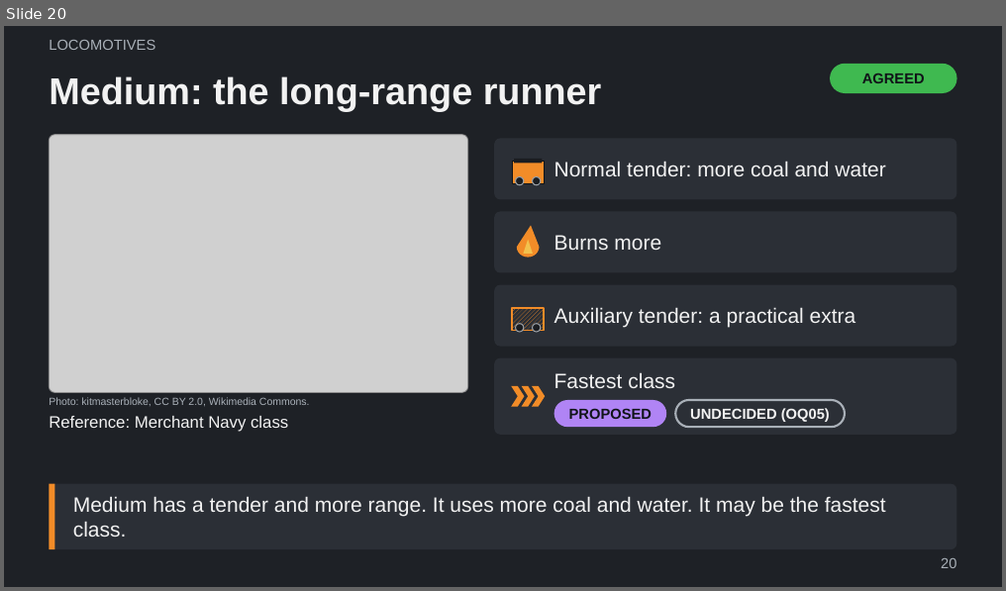
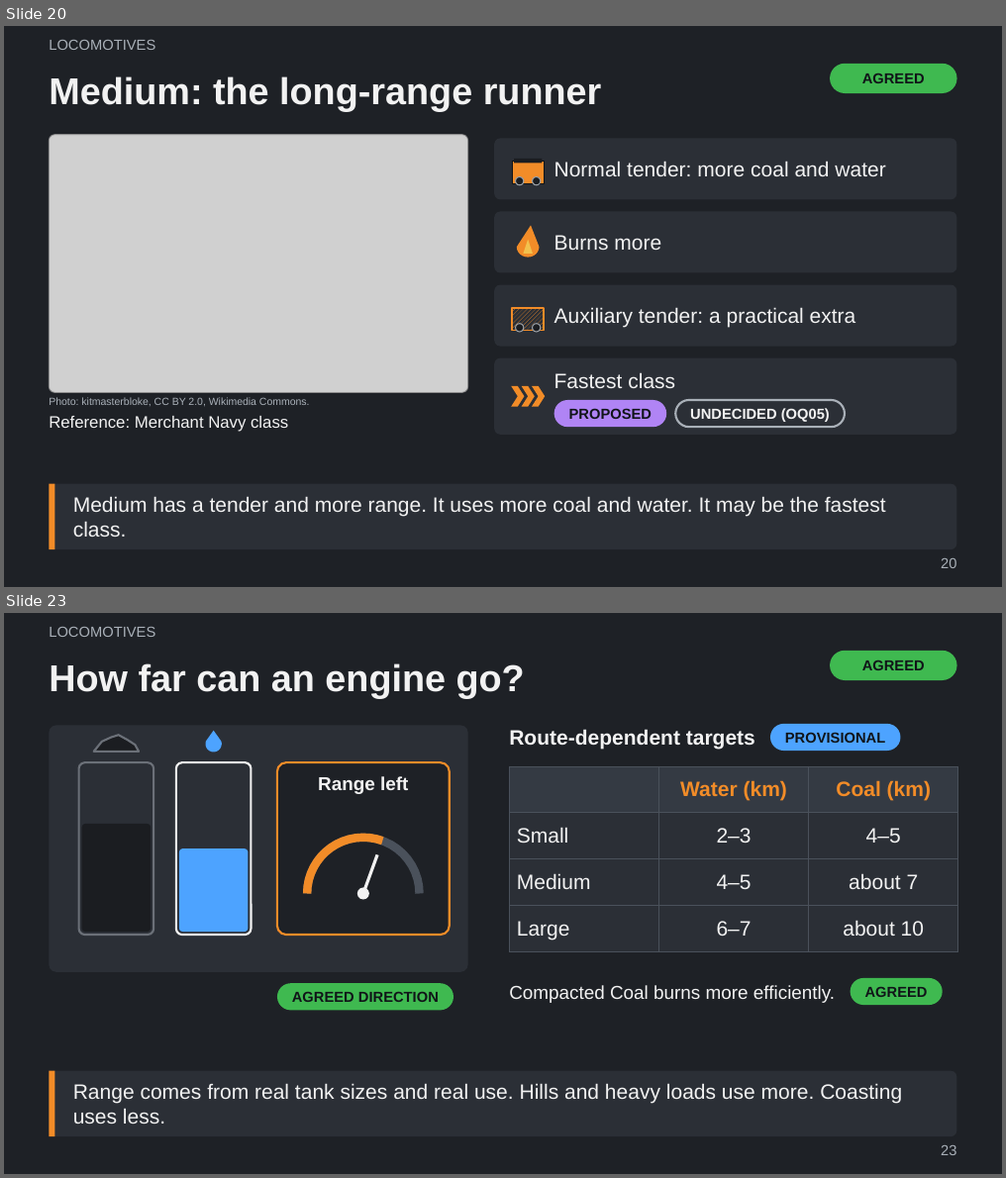
Before and after one commit to Tarenkookoo/Satisfactory---Early-Locomotion, a slide deck: Reporting/Claude Presents/Early_Locomotion_Explained.pptx. Shown one above the other, each under a label of ours: slide 20 before the commit, slides 20 and 23 after it; the slides between them are not shown. The pictures are 1006x591 and 1006x1178 pixels, drawn with LibreOffice and Linux fonts; fonts in the diff are those of the drawing; grey boxes stand for pictures. Boxes give left, top, right and bottom in pixels: in the first picture for what was removed or moved away, otherwise in the second. Text is boxed around its words. In the diff, an @@ line names an element or a change of style, - is before the commit and + after.

```diff
--- a/Reporting/Claude Presents/Early_Locomotion_Explained.pptx
+++ b/Reporting/Claude Presents/Early_Locomotion_Explained.pptx
@@ slide 23 added at [4, 613, 1002, 1174], background #1E2126 @@
@@ text added at [49, 627, 155, 637], 14 pt, text #A9B0B8 @@
+LOCOMOTIVES
@@ title added at [49, 663, 525, 698], 36 pt, text #F2F2F2, bold @@
+How far can an engine go?
@@ rounded rectangle added at [830, 651, 957, 680], fill #3FB950, 14 pt, text #101418, bold @@
+AGREED
@@ text added at [509, 729, 755, 750], 20 pt, text #F2F2F2, bold @@
+Route-dependent targets
@@ rounded rectangle added at [770, 724, 901, 751], fill #4DA3FF, 14 pt, text #101418, bold @@
+PROVISIONAL
@@ table added at [509, 766, 958, 953], 4 rows, 3 columns @@
+ | Water (km) | Coal (km)
+Small | 2–3 | 4–5
+Medium | 4–5 | about 7
+Large | 6–7 | about 10
@@ group added at [49, 725, 468, 972]: 6 rounded rectangles, 4 freeform shapes, 1 text, 1 line, 1 ellipse @@
+Range left
@@ rounded rectangle added at [277, 983, 453, 1011], fill #3FB950, 14 pt, text #101418, bold @@
+AGREED DIRECTION
@@ text added at [509, 985, 835, 1003], 18 pt, text #F2F2F2 @@
+Compacted Coal burns more efficiently.
@@ rounded rectangle added at [849, 978, 943, 1005], fill #3FB950, 14 pt, text #101418, bold @@
+AGREED
@@ rounded rectangle added at [49, 1071, 957, 1137], fill #2B2F36, 20 pt, text #F2F2F2 @@
+Range comes from real tank sizes and real use. Hills and heavy loads use more. Coasting uses less.
@@ rectangle added at [49, 1071, 54, 1137], fill #F28C28 @@
@@ page number added at [941, 1146, 956, 1156], 14 pt, text #A9B0B8 @@
+23
```
Also in this commit, not shown: 1 slide changed, 10 other slides added, 4 other files.
